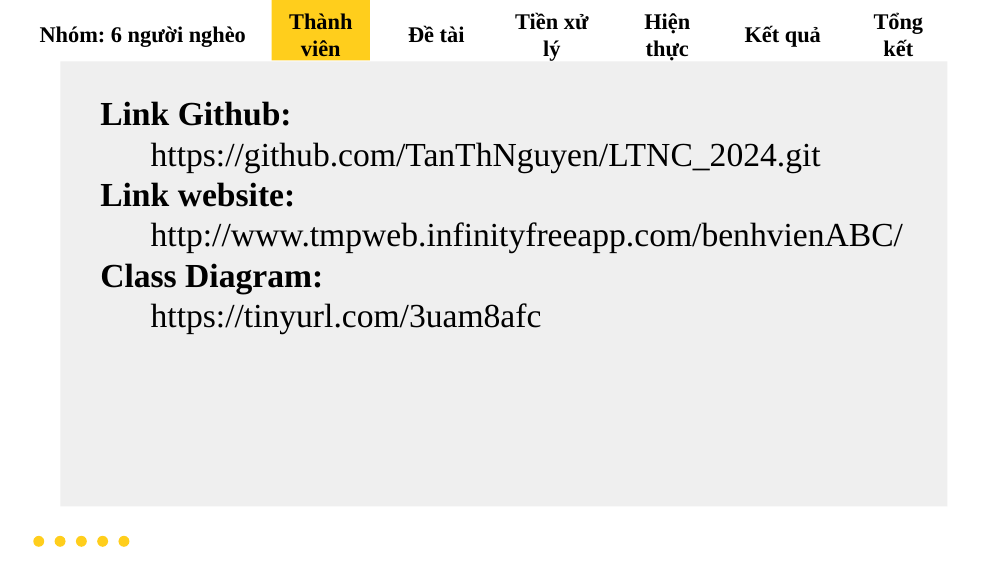
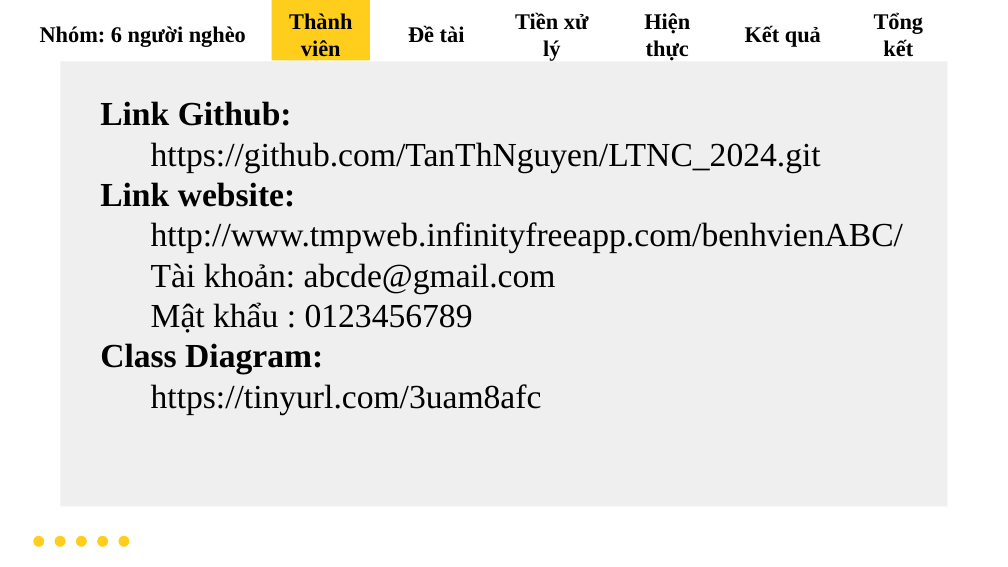
Before and after one commit to TanThNguyen/LTNC_2024, a slide deck: slide 3 of presentation.pptx. Drawn at 1008x567 pixels with LibreOffice and Linux fonts; fonts in the diff are those of the drawing. Boxes give left, top, right and bottom in pixels: in the first picture for what was removed or moved away, otherwise in the second. Text is boxed around its words. In the diff, an @@ line names an element or a change of style, - is before the commit and + after.

```diff
--- a/presentation.pptx
+++ b/presentation.pptx
@@ text at <box>151,263,556,333</box>: paragraphs added @@
+Tài khoản: abcde@gmail.com
+Mật khẩu : 0123456789
```
Also in this commit, not shown: 1 other file.
